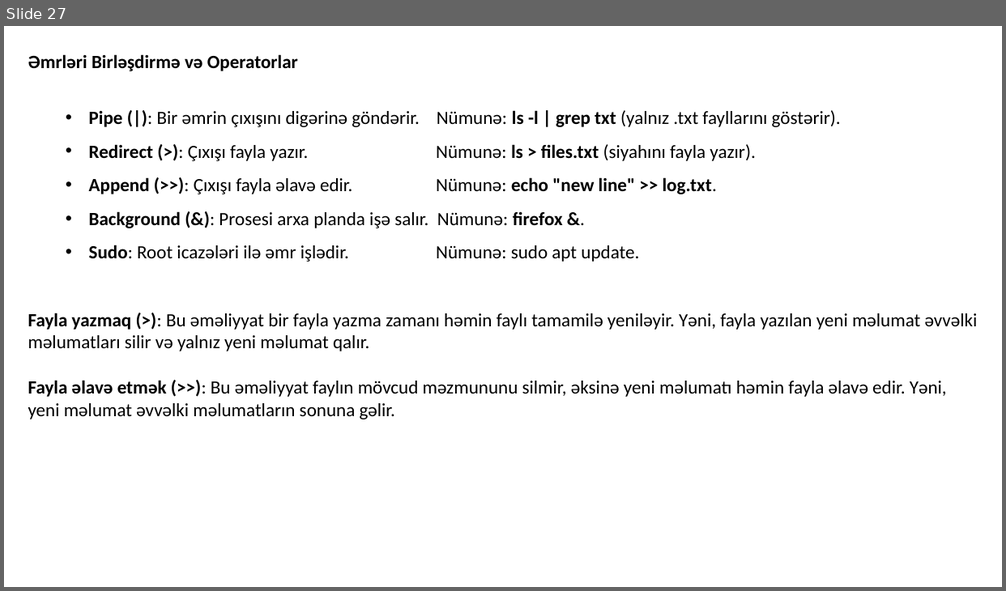
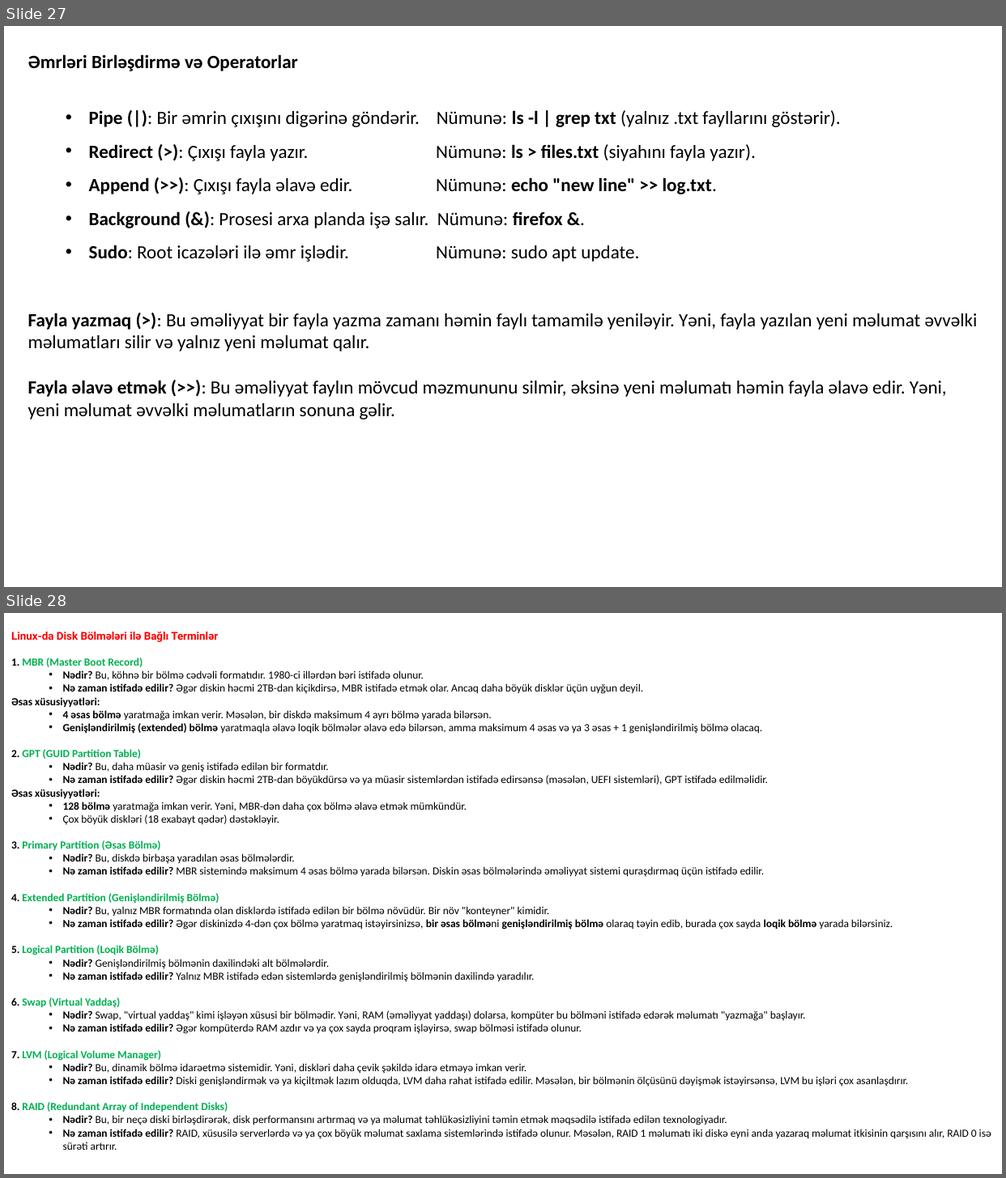
Before and after one commit to codeurient/DevOps, a slide deck: .lessons/1 operating systems/1 linux/1.pptx. Shown one above the other, each under a label of ours: slide 27 before the commit, slides 27 and 28 after it. The pictures are 1006x591 and 1006x1178 pixels, drawn with LibreOffice and Linux fonts; fonts in the diff are those of the drawing. Boxes give left, top, right and bottom in pixels: in the first picture for what was removed or moved away, otherwise in the second. Text is boxed around its words. In the diff, an @@ line names an element or a change of style, - is before the commit and + after.

```diff
--- a/.lessons/1 operating systems/1 linux/1.pptx
+++ b/.lessons/1 operating systems/1 linux/1.pptx
@@ slide 28 added at bbox=[4, 613, 1002, 1174], background #FFFFFF @@
@@ text added at bbox=[11, 632, 991, 1150], 10.5 pt, text #000000 @@
+Linux-da Disk Bölmələri ilə Bağlı Terminlər
+1. MBR (Master Boot Record)
+  • Nədir? Bu, köhnə bir bölmə cədvəli formatıdır. 1980-ci illərdən bəri istifadə olunur.
+  • Nə zaman istifadə edilir? Əgər diskin həcmi 2TB-dan kiçikdirsə, MBR istifadə etmək olar. Ancaq daha böyük disklər üçün uyğun deyil.
+Əsas xüsusiyyətləri:
+  • 4 əsas bölmə yaratmağa imkan verir. Məsələn, bir diskdə maksimum 4 ayrı bölmə yarada bilərsən.
+  • Genişləndirilmiş (extended) bölmə yaratmaqla əlavə loqik bölmələr əlavə edə bilərsən, amma maksimum 4 əsas və ya 3 əsas + 1 genişləndirilmiş bölmə olacaq.
+2. GPT (GUID Partition Table)
+  • Nədir? Bu, daha müasir və geniş istifadə edilən bir formatdır.
+  • Nə zaman istifadə edilir? Əgər diskin həcmi 2TB-dan böyükdürsə və ya müasir sistemlərdən istifadə edirsənsə (məsələn, UEFI sistemləri), GPT istifadə edilməlidir.
+Əsas xüsusiyyətləri:
+  • 128 bölmə yaratmağa imkan verir. Yəni, MBR-dən daha çox bölmə əlavə etmək mümkündür.
+  • Çox böyük diskləri (18 exabayt qədər) dəstəkləyir.
+3. Primary Partition (Əsas Bölmə)
+  • Nədir? Bu, diskdə birbaşa yaradılan əsas bölmələrdir.
+  • Nə zaman istifadə edilir? MBR sistemində maksimum 4 əsas bölmə yarada bilərsən. Diskin əsas bölmələrində əməliyyat sistemi quraşdırmaq üçün istifadə edilir.
+4. Extended Partition (Genişləndirilmiş Bölmə)
+  • Nədir? Bu, yalnız MBR formatında olan disklərdə istifadə edilən bir bölmə növüdür. Bir növ "konteyner" kimidir.
+  • Nə zaman istifadə edilir? Əgər diskinizdə 4-dən çox bölmə yaratmaq istəyirsinizsə, bir əsas bölməni genişləndirilmiş bölmə olaraq təyin edib, burada çox sayda loqik bölmə yarada bilərsiniz.
+5. Logical Partition (Loqik Bölmə)
+  • Nədir? Genişləndirilmiş bölmənin daxilindəki alt bölmələrdir.
+  • Nə zaman istifadə edilir? Yalnız MBR istifadə edən sistemlərdə genişləndirilmiş bölmənin daxilində yaradılır.
+6. Swap (Virtual Yaddaş)
+  • Nədir? Swap, "virtual yaddaş" kimi işləyən xüsusi bir bölmədir. Yəni, RAM (əməliyyat yaddaşı) dolarsa, kompüter bu bölməni istifadə edərək məlumatı "yazmağa" başlayır.
+  • Nə zaman istifadə edilir? Əgər kompüterdə RAM azdır və ya çox sayda proqram işləyirsə, swap bölməsi istifadə olunur.
+7. LVM (Logical Volume Manager)
+  • Nədir? Bu, dinamik bölmə idarəetmə sistemidir. Yəni, diskləri daha çevik şəkildə idarə etməyə imkan verir.
+  • Nə zaman istifadə edilir? Diski genişləndirmək və ya kiçiltmək lazım olduqda, LVM daha rahat istifadə edilir. Məsələn, bir bölmənin ölçüsünü dəyişmək istəyirsənsə, LVM bu işləri çox asanlaşdırır.
+8. RAID (Redundant Array of Independent Disks)
+  • Nədir? Bu, bir neçə diski birləşdirərək, disk performansını artırmaq və ya məlumat təhlükəsizliyini təmin etmək məqsədilə istifadə edilən texnologiyadır.
+  • Nə zaman istifadə edilir? RAID, xüsusilə serverlərdə və ya çox böyük məlumat saxlama sistemlərində istifadə olunur. Məsələn, RAID 1 məlumatı iki diskə eyni anda yazaraq məlumat itkisinin qarşısını alır, RAID 0 isə sürəti artırır.
```
Also in this commit, not shown: 11 other slides added, 2 slides removed.
